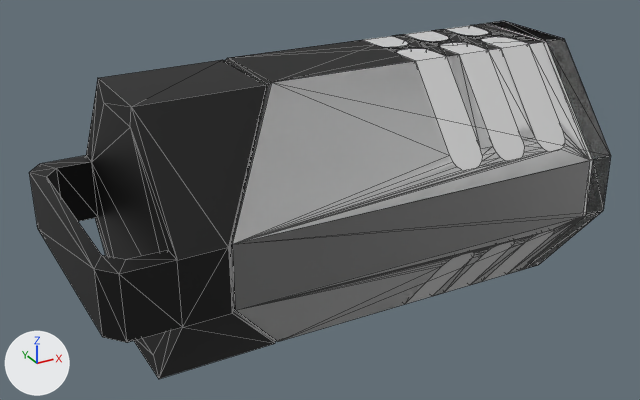
Renders of the glTF model Assets/Art/Meshes/Rooms/Generator room/Generator Battery.glb from each side of a commit.
Both versions are drawn from a 50 mm lens placed at (2.476, 30.596, 2.05), pointed at (3.167, 31.853, 1.422). Lighting does not change. The marker at lower left points along +X, +Y and +Z. Mesh edges are drawn as thin lines. Where no turn or scale is listed for an object, it has been applied to the vertices. Vertices at the same position are counted once.

In view in the first picture: 'Base', 'Base Collider', 'Opening'.
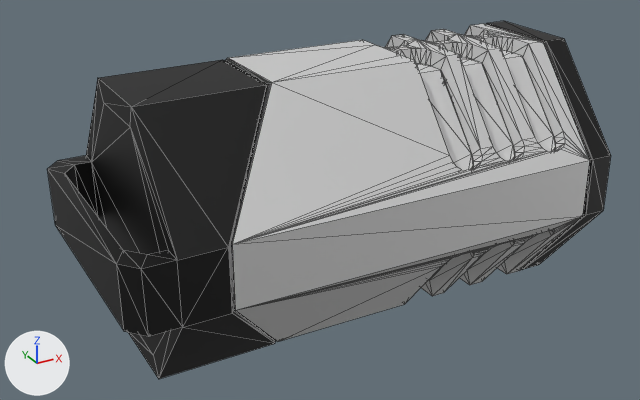
What differs and where, as boxes (x1, y1, x2, y2) in the pictures (640 x 400 px; the box of a moved part takes in the faces that stretch with it):
```json
{"object": "Opening", "change": "reshaped", "before": [29, 60, 276, 379], "after": [47, 60, 276, 379], "on screen": "7% narrower"}
{"object": "Base Collider", "change": "deleted", "before": [228, 21, 611, 340]}
{"part": 1, "of": "me_cube_017", "change": "moved or reshaped", "before": [29, 155, 183, 343], "after": [47, 155, 183, 337]}
{"object": "Lights", "change": "unchanged, uncovered by the edit", "after": [416, 50, 555, 280]}
```

Edits to the scene script, one JSON object a line:
```json
{"block": "me_cube_017", "where": "me_cube_017.from_pydata(...)  # 48 vertices, 90 faces; spans x -0.508..-0.188, y -0.229..0.229, z -0.235..0.228"}
{"block": "me_cube_017", "where": "# used by ob_opening; location = (3.226, 31.859, 1.443)"}
{"block": "me_cube_017", "change": "me_cube_017 part 1: all 16 vertices in x -0.508..-0.461, y -0.229..0.229, z -0.059..0.048 are moved by (0.031, 0.0, 0.0)"}
{"op": "remove", "block": "ob_base_collider", "code": ["ob_base_collider = bpy.data.objects.new('Base Collider', me_cube_036)", "ob_base_collider.location = (3.226, 31.859, 1.443)"]}
```
